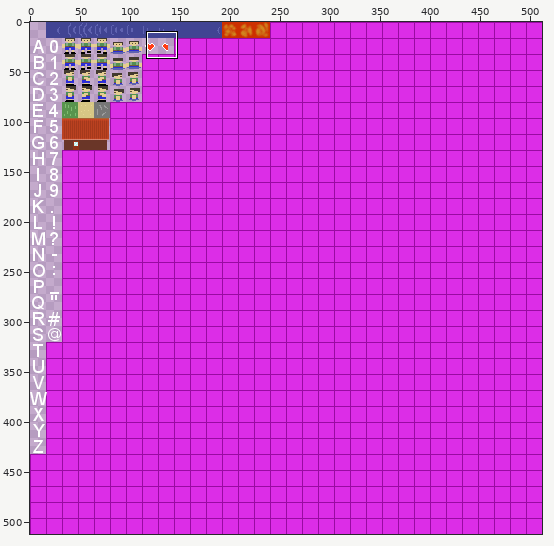
File history of a sprite sheet, src/ahuotala/graphics/spriteSheet.png. The first picture is a wide view before the edit; the outline marks the close-up.
Close-up. The starting point:
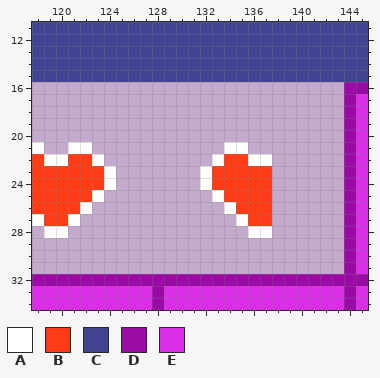
The file is 512x512 pixels. Pixels under 10% opacity are left out. Colours within 5 levels of each other are drawn and written as one. Shown: x 118..145, y 11..34.
Palette (. is transparent): A #ffffff  B #ff3c16  C #414493  D #990ba2  E #dc2de7
Pixels before, first column x 118:
11 CCCCCCCCCCCCCCCCCCCCCCCCCCCC
12 CCCCCCCCCCCCCCCCCCCCCCCCCCCC
13 CCCCCCCCCCCCCCCCCCCCCCCCCCCC
14 CCCCCCCCCCCCCCCCCCCCCCCCCCCC
15 CCCCCCCCCCCCCCCCCCCCCCCCCCCC
16 ..........................DD
17 ..........................DE
18 ..........................DE
19 ..........................DE
20 ..........................DE
21 A..AA...........AA........DE
22 BAABBA.........ABBAA......DE
23 BBBBBBA.......ABBBBB......DE
24 BBBBBBA.......ABBBBB......DE
25 BBBBBA.........ABBBB......DE
26 BBBBA...........ABBB......DE
27 ABBA.............ABB......DE
28 .AA...............AA......DE
29 ..........................DE
30 ..........................DE
31 ..........................DE
32 DDDDDDDDDDDDDDDDDDDDDDDDDDDD
33 EEEEEEEEEEDEEEEEEEEEEEEEEEDE
34 EEEEEEEEEEDEEEEEEEEEEEEEEEDE
The result:
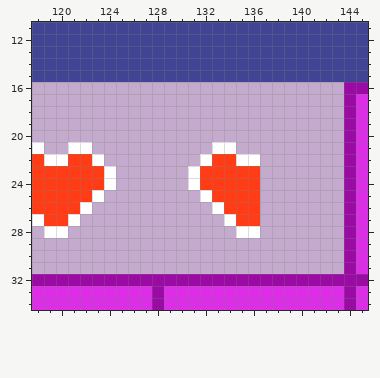
From old to new:
y 21: x 133 . -> A; x 135 A -> .
y 22: x 132..133 .A -> AB; x 135 B -> A; x 137 A -> .
y 23..24: x 131..132 .A -> AB; x 137 B -> .
y 25: x 132..133 .A -> AB; x 137 B -> .
y 26: x 133..134 .A -> AB; x 137 B -> .
y 27: x 134..135 .A -> AB; x 137 B -> .
y 28: x 135 . -> A; x 137 A -> .
Boxes around the changes in both close-ups, in picture pixels (x1, y1, x2, y2):
changed: (188, 142, 272, 238)
